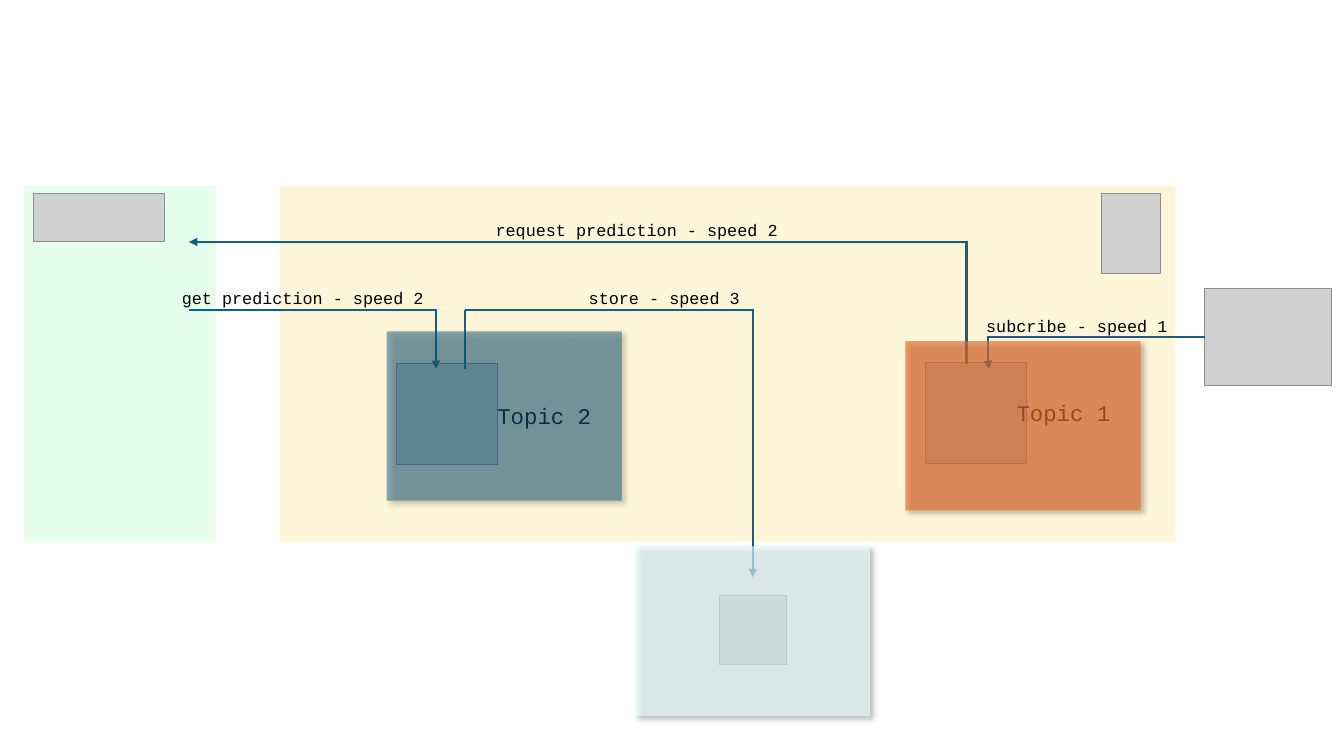
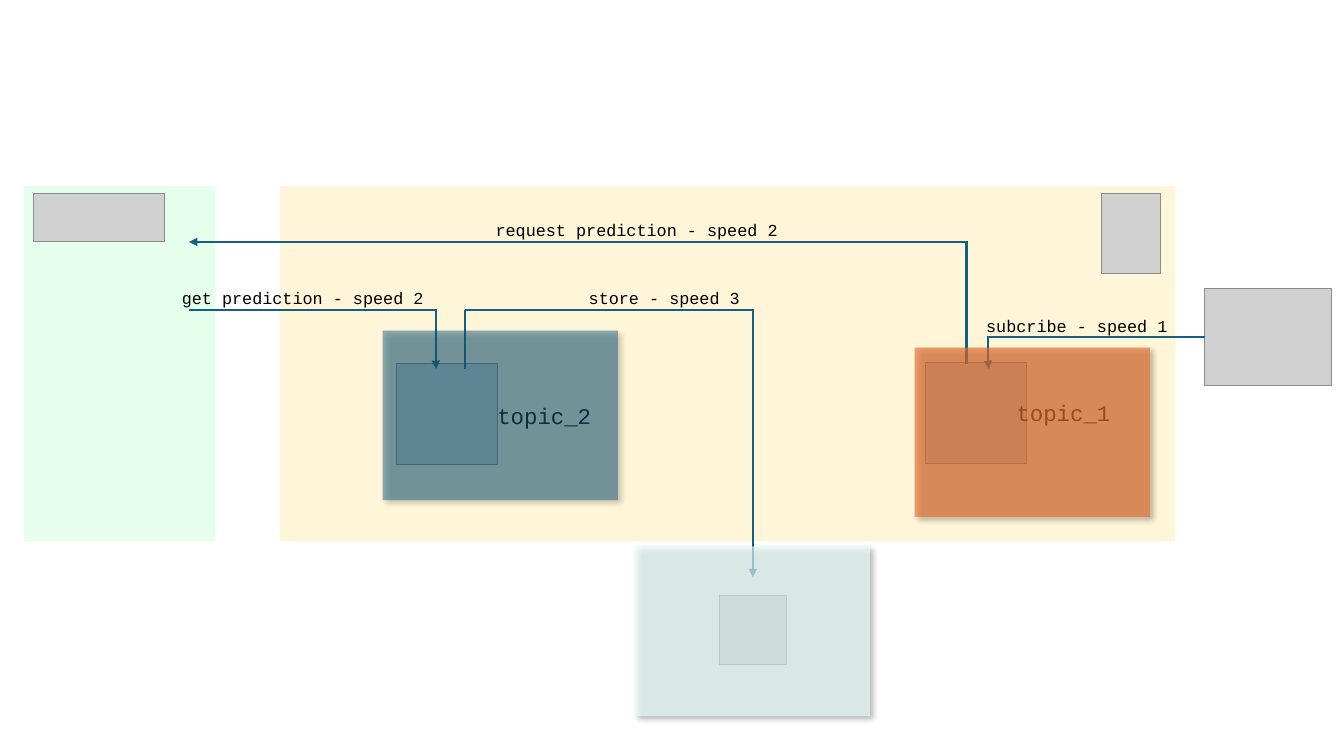
Before and after one commit to dourmiah/Fraud_detection_lead_2, a slide deck: slide 3 of assets/drawings.pptx. Drawn at 1344x756 pixels with LibreOffice and Linux fonts; fonts in the diff are those of the drawing; grey boxes stand for pictures. Boxes give left, top, right and bottom in pixels: in the first picture for what was removed or moved away, otherwise in the second. Text is boxed around its words. In the diff, an @@ line names an element or a change of style, - is before the commit and + after.

Commit message:
Add information about topic_1 and topic_2

```diff
--- a/assets/drawings.pptx
+++ b/assets/drawings.pptx
@@ rectangle: place and size @@
-rectangle at [387,332,622,501]
+rectangle at [383,331,618,500]
@@ rectangle: place and size @@
-rectangle at [905,341,1140,510]
+rectangle at [914,348,1149,517]
@@ text at [497,407,591,430]: text changed @@
-Topic 2
+topic_2
@@ text at [1017,405,1111,426]: text changed @@
-Topic 1
+topic_1
```
Also in this commit, not shown: 8 other files.
